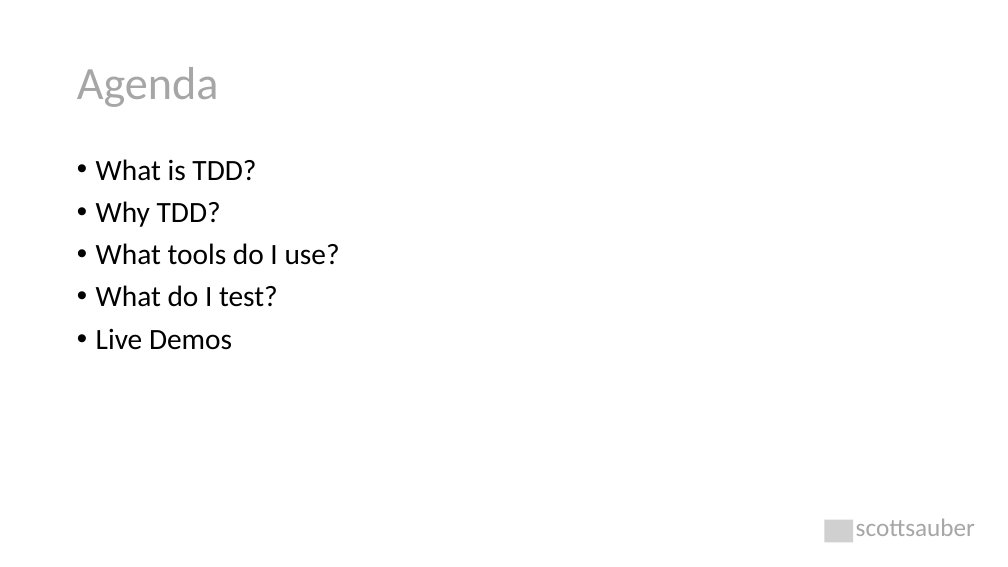
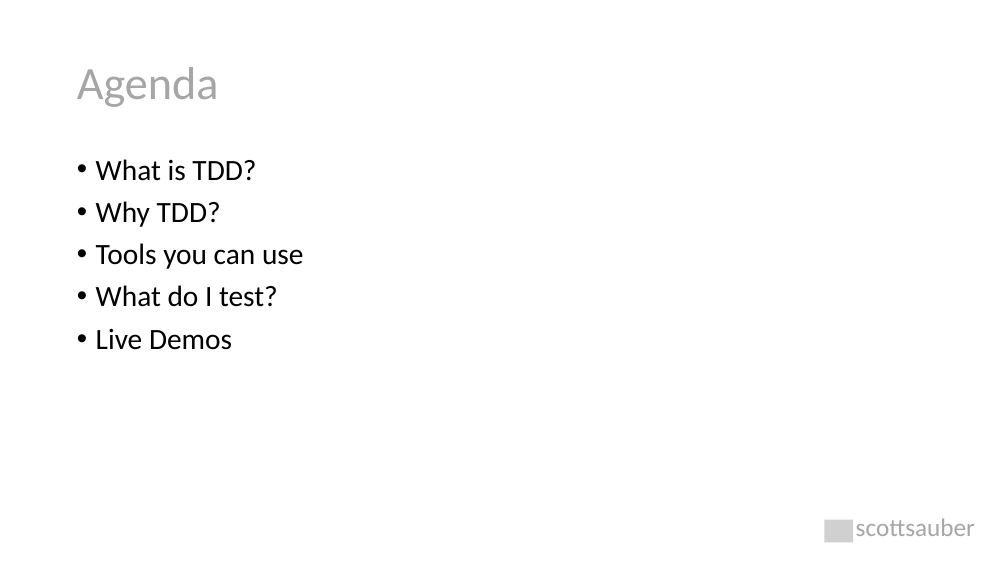
Before and after one commit to scottsauber/talks, a slide deck: slide 3 of 2023-06-22-KCDC-TDDForFrontends/TDD with React.pptx. Drawn at 1008x567 pixels with LibreOffice and Linux fonts; fonts in the diff are those of the drawing; grey boxes stand for pictures. Boxes give left, top, right and bottom in pixels: in the first picture for what was removed or moved away, otherwise in the second. Text is boxed around its words. In the diff, an @@ line names an element or a change of style, - is before the commit and + after.

```diff
--- a/2023-06-22-KCDC-TDDForFrontends/TDD with React.pptx
+++ b/2023-06-22-KCDC-TDDForFrontends/TDD with React.pptx
@@ text at (96,243,304,269): text changed @@
-• What tools do I use?
+• Tools you can use
```
Also in this commit, not shown: 3 other slides changed, 3 other files.
